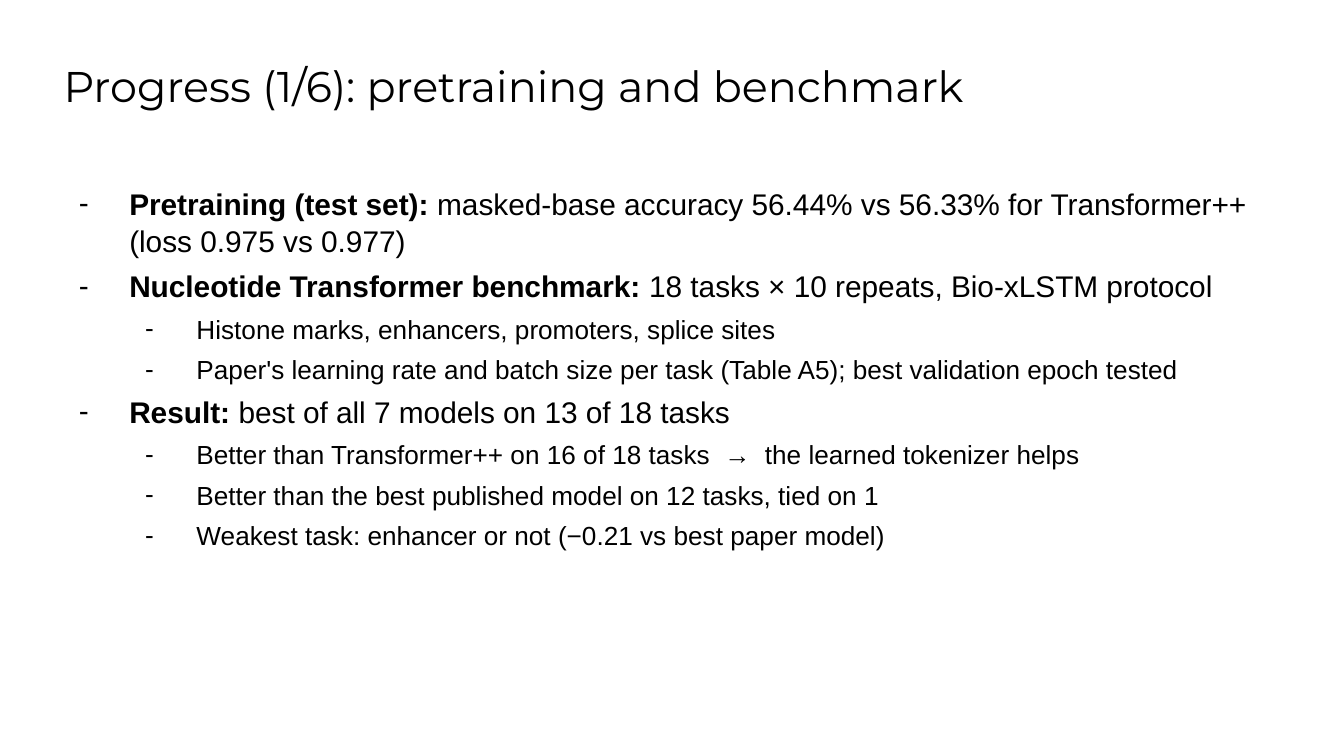
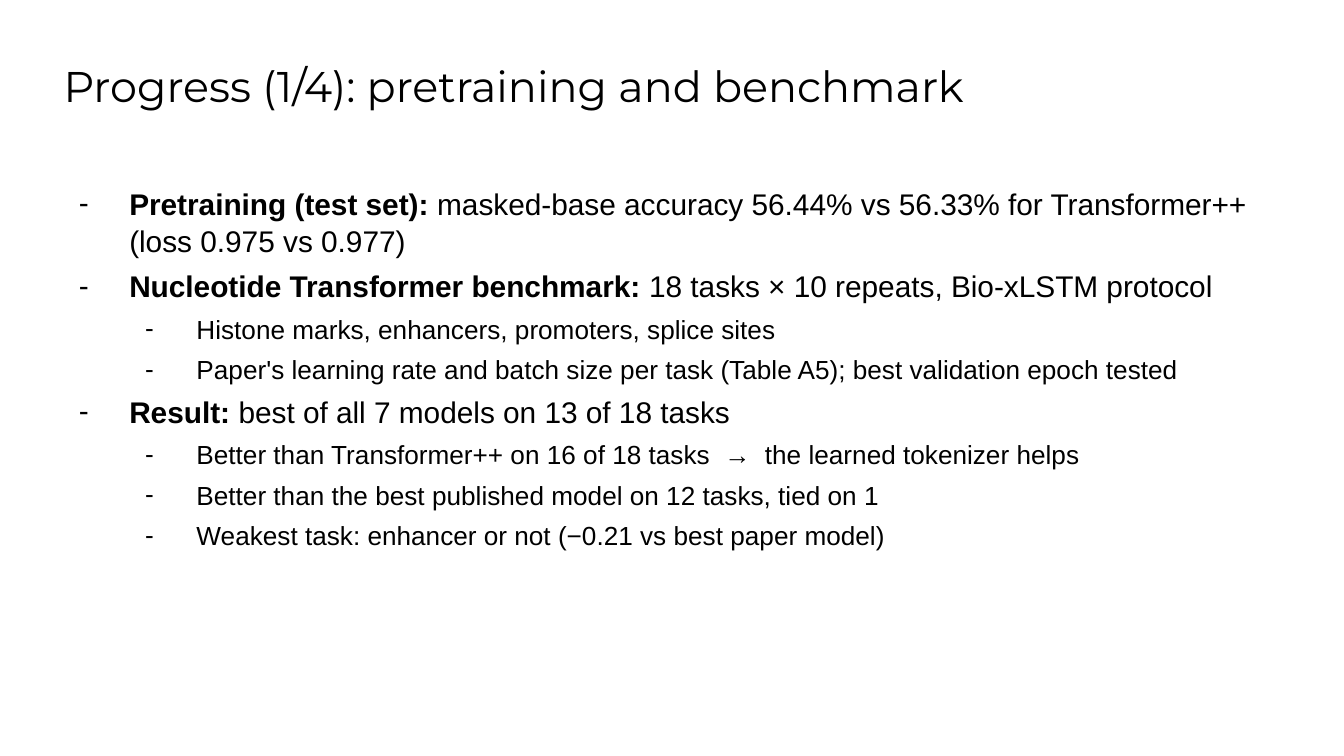
Before and after one commit to OMAR622-ai/dna-xlstm-charna, a slide deck: slide 3 of docs/meetings/2026-11_meeting/Progress_Meeting_Omar_Mohamed.pptx. Drawn at 1344x756 pixels with LibreOffice and Linux fonts; fonts in the diff are those of the drawing; background and template pictures are left out. Boxes give left, top, right and bottom in pixels: in the first picture for what was removed or moved away, otherwise in the second. Text is boxed around its words. In the diff, an @@ line names an element or a change of style, - is before the commit and + after.

Commit message:
Meeting slides: remove the Genomic Benchmarks slides, keep the NT results

```diff
--- a/docs/meetings/2026-11_meeting/Progress_Meeting_Omar_Mohamed.pptx
+++ b/docs/meetings/2026-11_meeting/Progress_Meeting_Omar_Mohamed.pptx
@@ title at (64, 66, 964, 111): text changed @@
-Progress (1/6): pretraining and benchmark
+Progress (1/4): pretraining and benchmark
```
Also in this commit, not shown: 3 other slides changed, 2 slides removed, 2 other files.
